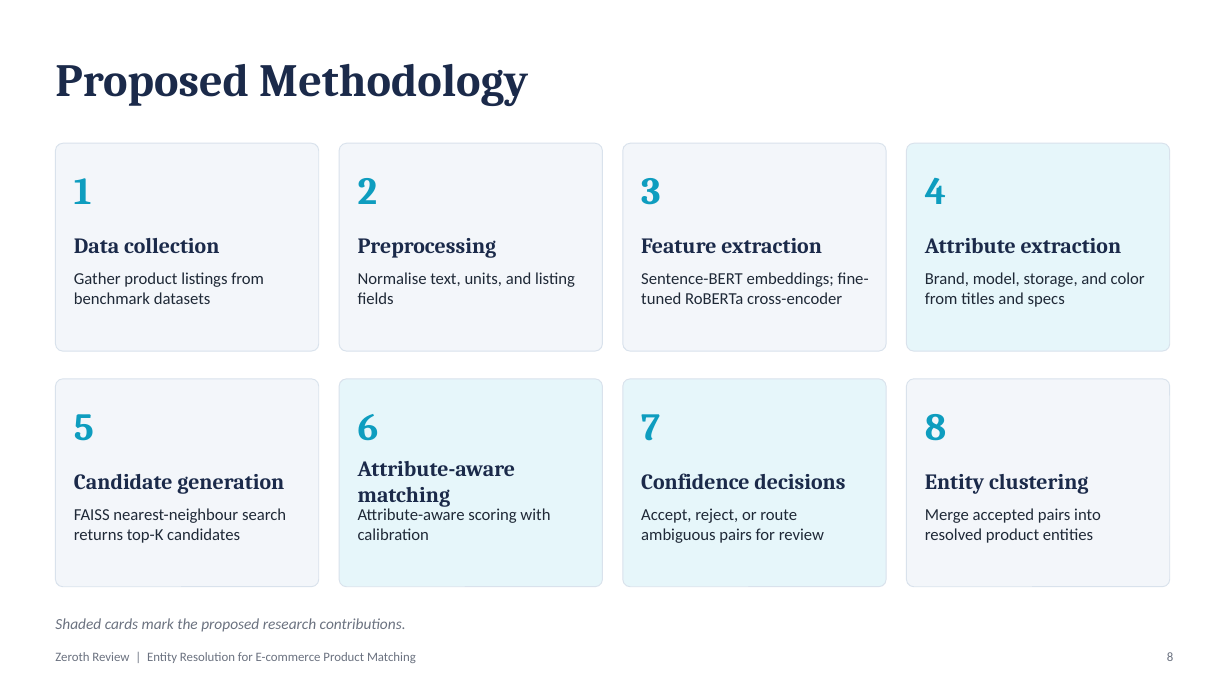
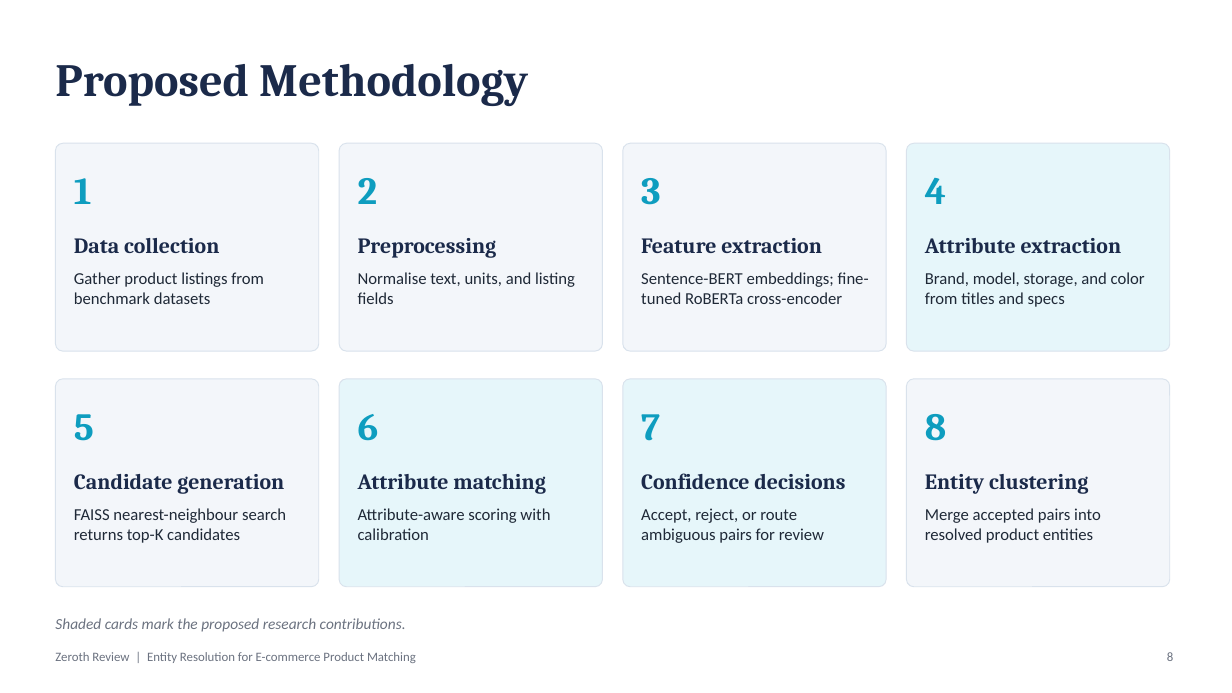
Before and after one commit to Vikramsrini/MajorProject, a slide deck: slide 8 of deck/Zeroth_Review_Entity_Resolution_v2.pptx. Drawn at 1232x693 pixels with LibreOffice and Linux fonts; fonts in the diff are those of the drawing. Boxes give left, top, right and bottom in pixels: in the first picture for what was removed or moved away, otherwise in the second. Text is boxed around its words. In the diff, an @@ line names an element or a change of style, - is before the commit and + after.

Commit message:
Fix deck typography after rendering: single-line bodies and uniform card titles
Rendered all 14 slides through LibreOffice and inspected them. Five fixes:
- slide 12: shorten two result bodies so they stop wrapping into the row below
- slide 8: card 6 title 'Attribute-aware matching' wrapped and crowded its body;
  shortened to 'Attribute matching'
- slide 10: 'scikit-learn GBDT' role wrapped, making one row taller than the rest
- slide 13: use a real multiplication sign in '3 seeds x 90% resample'

Validation passes; deck/.gitignore keeps the render artifacts out of the repo.

```diff
--- a/deck/Zeroth_Review_Entity_Resolution_v2.pptx
+++ b/deck/Zeroth_Review_Entity_Resolution_v2.pptx
@@ text at box(358, 474, 546, 494): text changed @@
-Attribute-aware matching
+Attribute matching
```
Also in this commit, not shown: 3 other slides changed, 3 other files.
